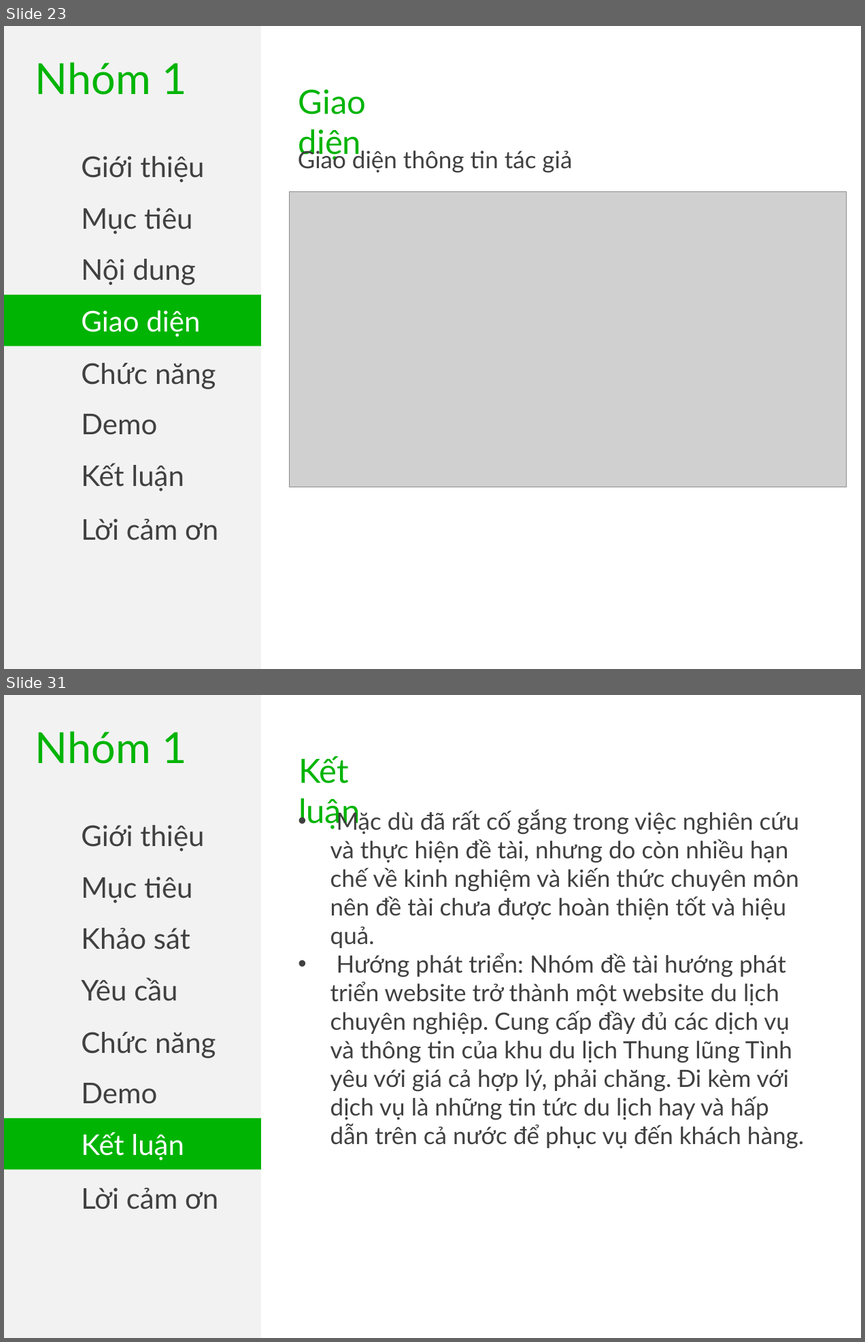
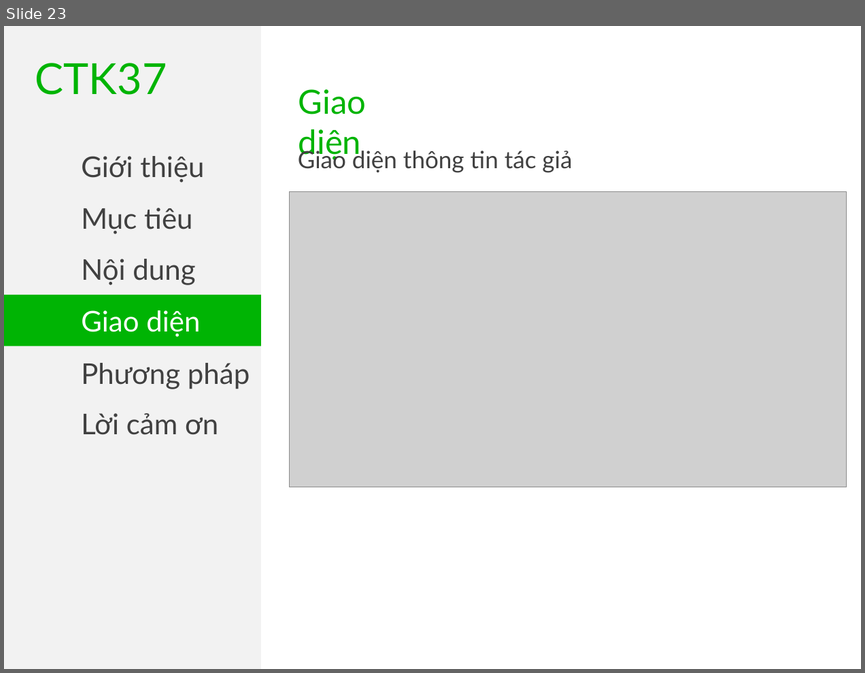
Before and after one commit to khanhvinhit/Do-An, a slide deck: THESIS/BaoCaov1.pptx. Shown one above the other, each under a label of ours: slides 23 and 31 before the commit, slide 23 after it; the slides between them are not shown. The pictures are 865x1342 and 865x673 pixels, drawn with LibreOffice and Linux fonts; fonts in the diff are those of the drawing; grey boxes stand for pictures. Boxes give left, top, right and bottom in pixels: in the first picture for what was removed or moved away, otherwise in the second. Text is boxed around its words. In the diff, an @@ line names an element or a change of style, - is before the commit and + after.

```diff
--- a/THESIS/BaoCaov1.pptx
+++ b/THESIS/BaoCaov1.pptx
@@ slide 31 removed at [4,695,861,1338], background #FFFFFF @@
@@ rectangle removed at [4,695,261,1338] @@
@@ text removed at [35,731,187,764] @@
-Nhóm 1
@@ text removed at [298,756,360,830] @@
-Kết luận
@@ text removed at [330,809,804,1149] @@
-• Mặc dù đã rất cố gắng trong việc nghiên cứu và thực hiện đề tài, nhưng do còn nhiều hạn chế về kinh nghiệm và kiến thức chuyên môn nên đề tài chưa được hoàn thiện tốt và hiệu quả.
-• Hướng phát triển: Nhóm đề tài hướng phát triển website trở thành một website du lịch chuyên nghiệp. Cung cấp đầy đủ các dịch vụ và thông tin của khu du lịch Thung lũng Tình yêu với giá cả hợp lý, phải chăng. Đi kèm với dịch vụ là những tin tức du lịch hay và hấp dẫn trên cả nước để phục vụ đến khách hàng.
@@ text removed at [81,825,204,851] @@
-Giới thiệu
@@ text removed at [81,877,192,903] @@
-Mục tiêu
@@ text removed at [81,928,190,949] @@
-Khảo sát
@@ text removed at [81,977,177,1001] @@
-Yêu cầu
@@ text removed at [81,1032,216,1058] @@
-Chức năng
@@ rectangle removed at [4,1066,261,1117] @@
-Demo
@@ rectangle removed at [4,1118,261,1170] @@
-Kết luận
@@ text removed at [81,1187,218,1209] @@
-Lời cảm ơn
@@ slide 23 changed as well @@
@@ text at [35,63,167,95]: text changed @@
-Nhóm 1
+CTK37
@@ text in rectangle at [81,363,249,389]: text changed @@
-Chức năng
+Phương pháp
@@ text at [81,413,218,435]: text changed @@
-Demo
+Lời cảm ơn
@@ text removed at [81,463,184,491] @@
-Kết luận
@@ text removed at [81,518,218,540] @@
-Lời cảm ơn
```
Also in this commit, not shown: 27 other slides changed, 1 slide added, 2 other slides removed, 1 other file.
